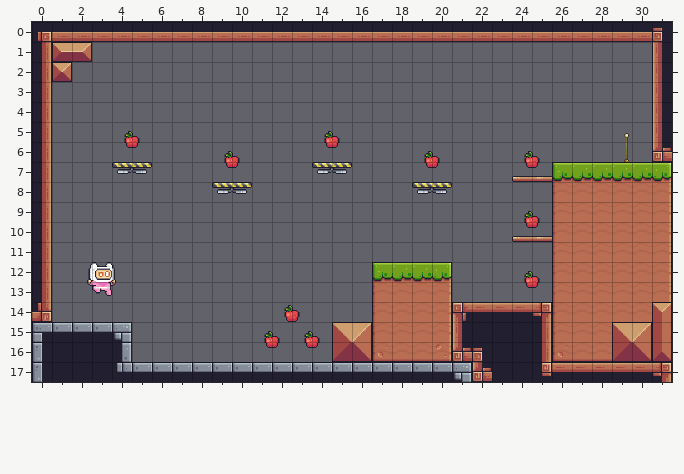
Tiled map, stored at data/maps/map_01.tmx. Above: the version before the commit.
Cells are 32x32 px. Shown: x 0..31, y 0..17.
And afterwards:
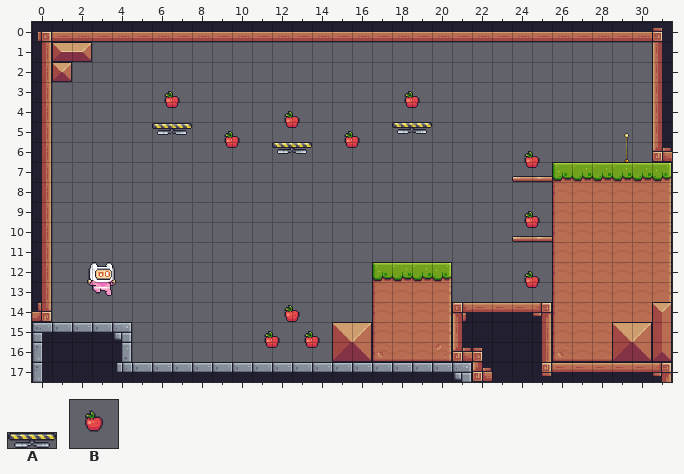
Key: from "falling_platform": A 0; from "fruit": B 0.
Objects are placed by their top-left corner, in cells (3,4 is the top-left corner of cell 3,4); size is 1x1 cell unless given.
The author wrote: Add effect to falling platform
Edits made:
--- layer "fruit"
-B at 9,6 size 2x2
+B at 6,3 size 2x2
-B at 19,6 size 2x2
+B at 18,3 size 2x2
-B at 14,5 size 2x2
+B at 12,4 size 2x2
+B at 15,5 size 2x2
+B at 9,5 size 2x2
-B at 4,5 size 2x2
--- layer "falling_platform"
-A at 19,8 size 2x0.6
+A at 18,5 size 2x0.6
-A at 9,8 size 2x0.6
+A at 6,5 size 2x0.6
-A at 14,7 size 2x0.6
+A at 12,6 size 2x0.6
-A at 4,7 size 2x0.6
